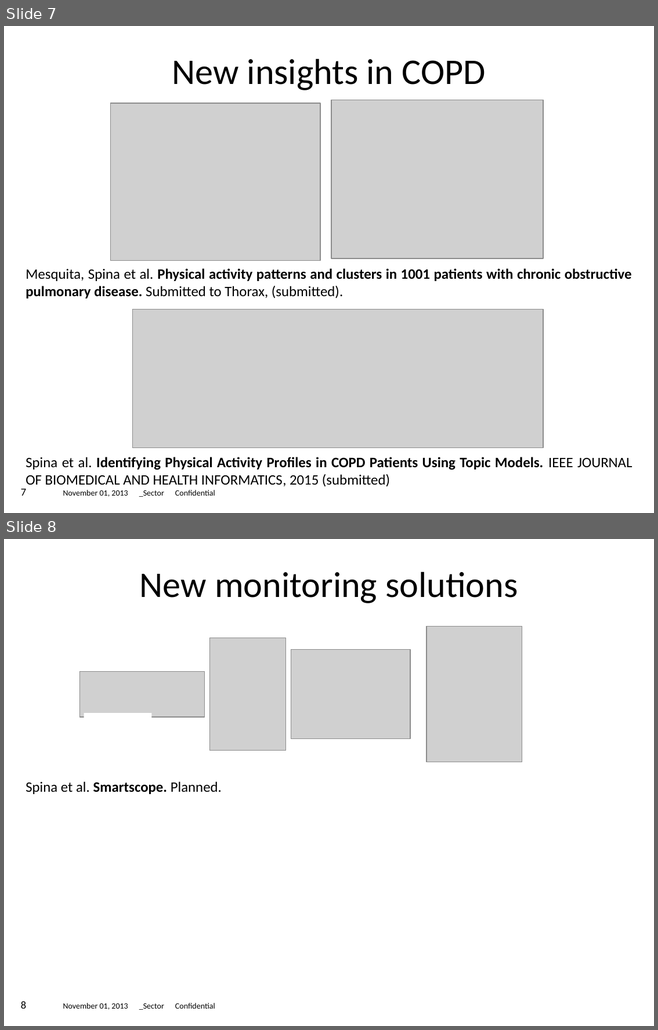
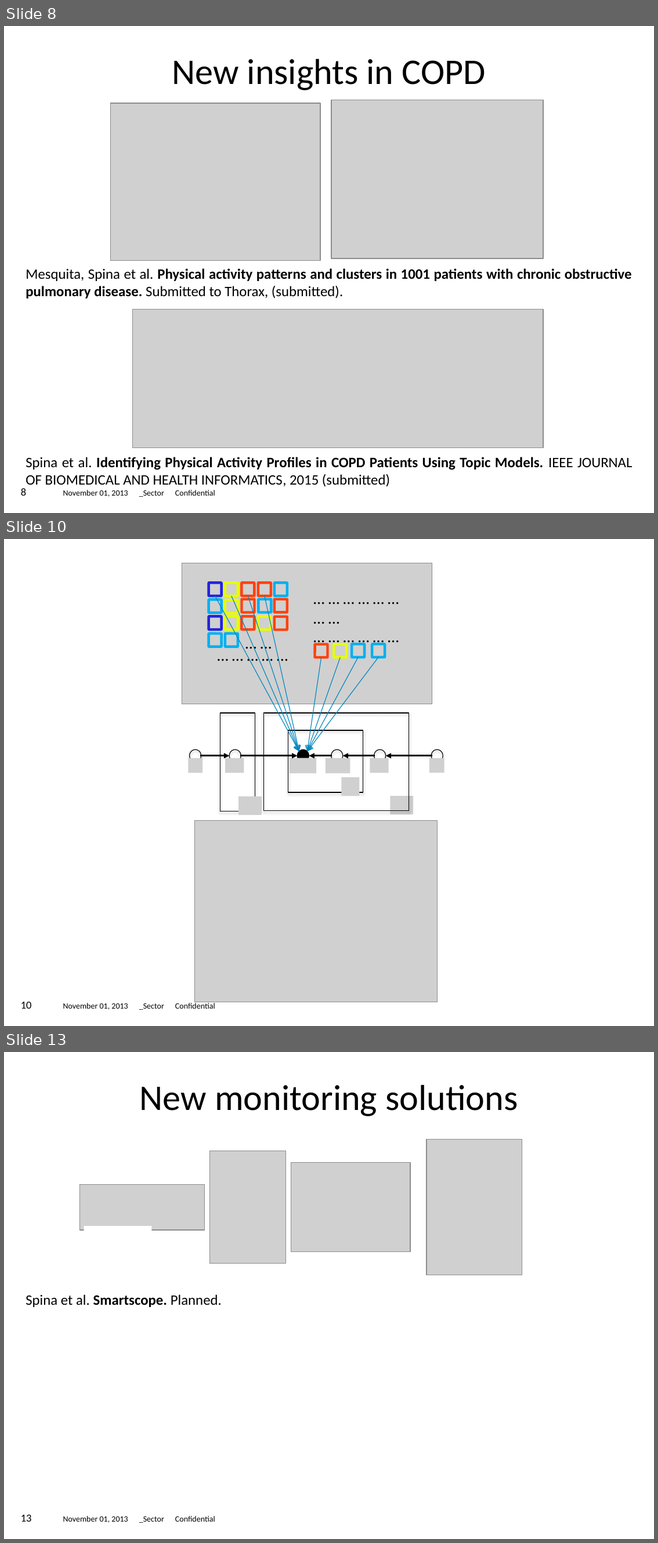
Before and after one commit to gabboshow/Thesis, a slide deck: Plan/Thesis_overview.pptx. Shown one above the other, each under a label of ours: slides 7 and 8 before the commit, slides 8, 10 and 13 after it; the slides between them are not shown. The pictures are 658x1030 and 658x1543 pixels, drawn with LibreOffice and Linux fonts; fonts in the diff are those of the drawing; grey boxes stand for pictures; background and template pictures are left out. Boxes give left, top, right and bottom in pixels: in the first picture for what was removed or moved away, otherwise in the second. Text is boxed around its words. In the diff, an @@ line names an element or a change of style, - is before the commit and + after.

```diff
--- a/Plan/Thesis_overview.pptx
+++ b/Plan/Thesis_overview.pptx
@@ slide 10 added at [4, 539, 654, 1026], background #FFFFFF; not listed: 2 template elements that a slide beside it also shows @@
@@ arrow added from (215, 596) to (299, 751), #0086C0 0.75 pt @@
@@ arrow added from (231, 596) to (299, 751), #0086C0 0.75 pt @@
@@ arrow added from (248, 596) to (299, 751), #0086C0 0.75 pt @@
@@ arrow added from (264, 596) to (299, 751), #0086C0 0.75 pt @@
@@ text added at [210, 642, 313, 668], 18 pt, text #000000 @@
+… … … … …
@@ arrow added from (340, 657) to (307, 751), #0086C0 0.75 pt @@
@@ arrow added from (358, 657) to (307, 751), #0086C0 0.75 pt @@
@@ arrow added from (378, 657) to (307, 751), #0086C0 0.75 pt @@
@@ arrow added from (321, 657) to (307, 751), #0086C0 0.75 pt @@
@@ group added at [182, 563, 431, 704]: 21 rounded rectangles, 3 texts, 1 picture @@
+… …
+… … … … … … … …
+… … … … … …
@@ group added at [188, 713, 444, 815]: 9 pictures, 6 ellipses, 5 arrows, 3 rectangles @@
@@ picture added at [194, 820, 437, 1002] @@
@@ what was slide 7 is now slide 8 @@
@@ page number at [21, 488, 26, 496]: text changed @@
-7
+8
@@ what was slide 8 is now slide 13 @@
@@ page number at [21, 1515, 32, 1522]: text changed @@
-8
+13
```
Also in this commit, not shown: 1 slide changed, 5 other slides added.
